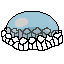
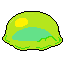
Comparing the layer stacks of the two (64, 64) images. Changes:
hid "slime_ice_ability" over [1, 12, 63, 51]
showed "slime_main_base" over [2, 12, 63, 51]
